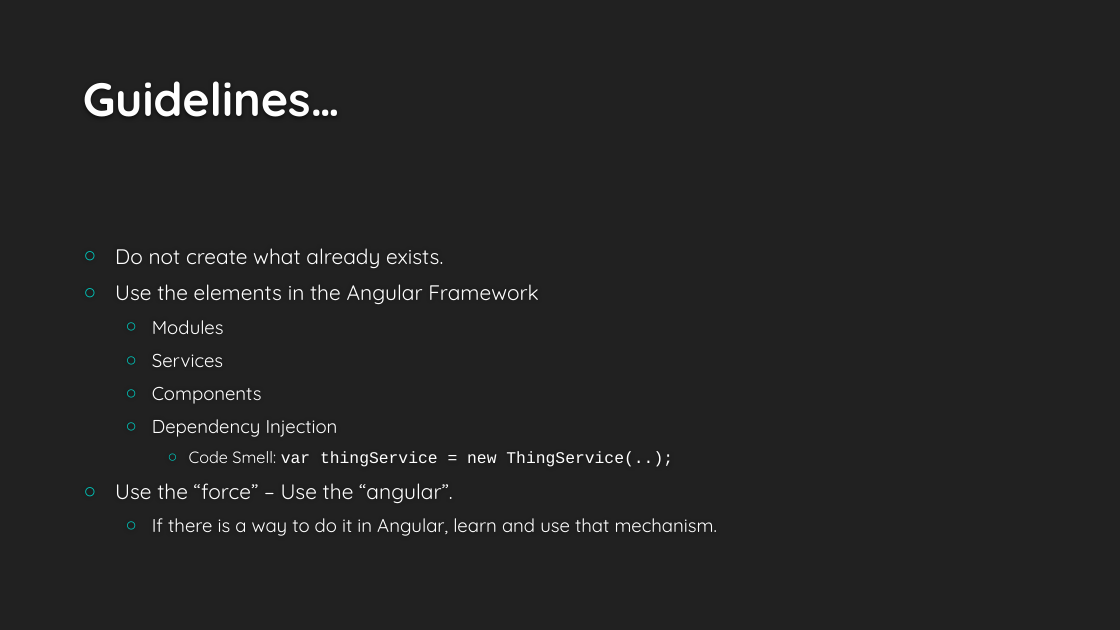
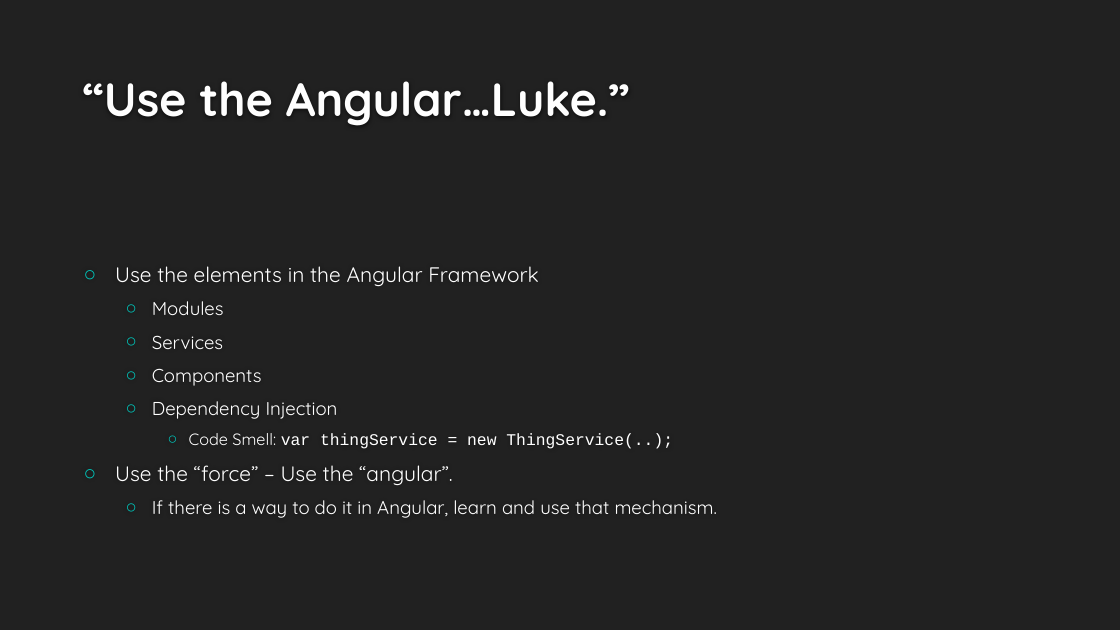
Before and after one commit to buildmotion/better-business-logic-with-typescript, a slide deck: slide 20 of Presentation/Better Business Logic with Typescript.pptx. Drawn at 1120x630 pixels with LibreOffice and Linux fonts; fonts in the diff are those of the drawing; background and template pictures are left out. Boxes give left, top, right and bottom in pixels: in the first picture for what was removed or moved away, otherwise in the second. Text is boxed around its words. In the diff, an @@ line names an element or a change of style, - is before the commit and + after.

```diff
--- a/Presentation/Better Business Logic with Typescript.pptx
+++ b/Presentation/Better Business Logic with Typescript.pptx
@@ title at (83,81,630,126): text changed @@
-Guidelines…
+“Use the Angular…Luke.”
@@ text at (115,248,443,268): paragraph removed @@
-○ Do not create what already exists.
```
Also in this commit, not shown: 2 other slides changed, 5 slides added, 7 other files.
